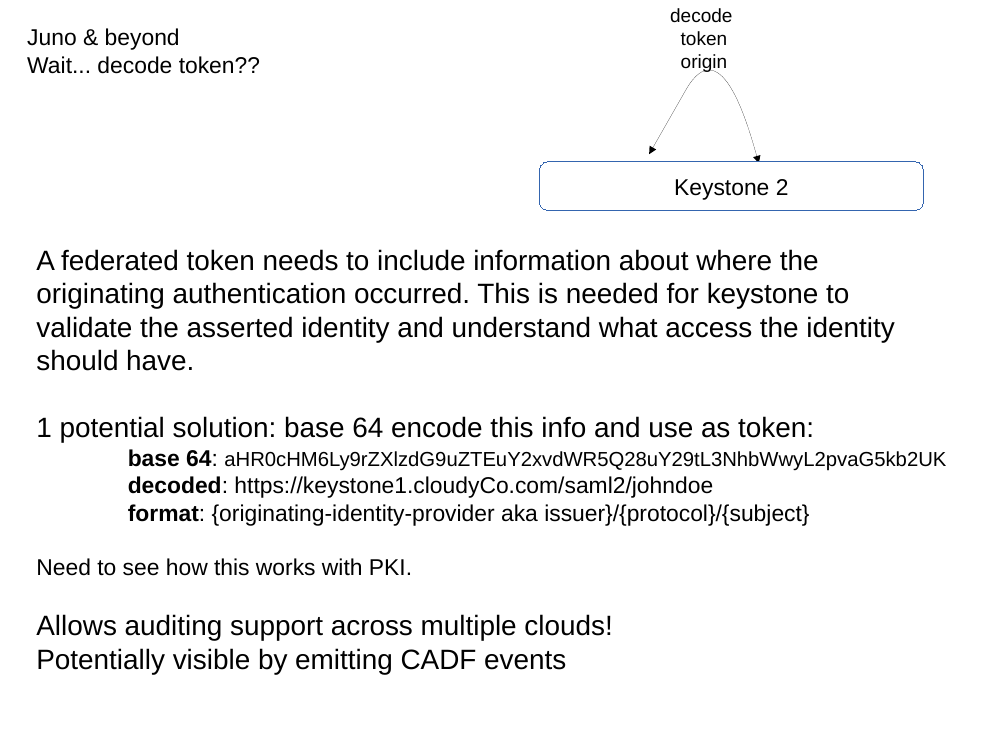
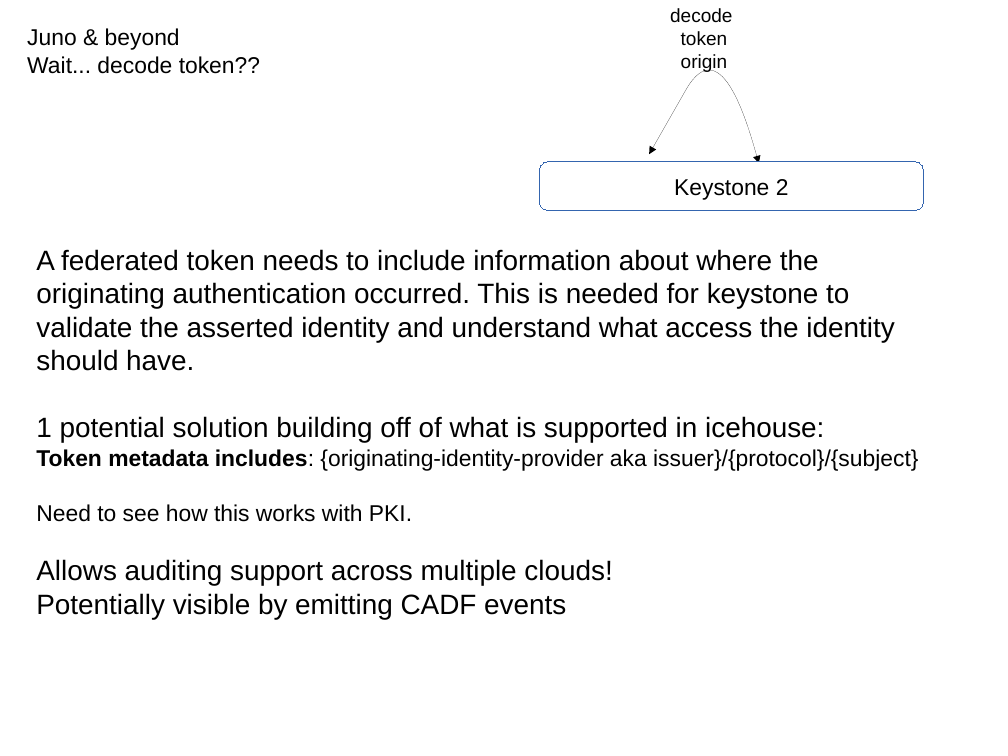
Before and after one commit to joesavak/OpenStackFederation, a slide deck: slide 10 of os-federation.odp. Drawn at 1008x756 pixels with LibreOffice and Linux fonts; fonts in the diff are those of the drawing. Boxes give left, top, right and bottom in pixels: in the first picture for what was removed or moved away, otherwise in the second. Text is boxed around its words. In the diff, an @@ line names an element or a change of style, - is before the commit and + after.

```diff
--- a/os-federation.odp
+++ b/os-federation.odp
@@ text at (36,416,918,471): text changed @@
-1 potential solution: base 64 encode this info and use as token:
-base 64: aHR0cHM6Ly9rZXlzdG9uZTEuY2xvdWR5Q28uY29tL3NhbWwyL2pvaG5kb2UK
-decoded: https://keystone1.cloudyCo.com/saml2/johndoe
-format: {originating-identity-provider aka issuer}/{protocol}/{subject}
+1 potential solution building off of what is supported in icehouse:
+Token metadata includes: {originating-identity-provider aka issuer}/{protocol}/{subject}
```
Also in this commit, not shown: 4 other slides changed.
